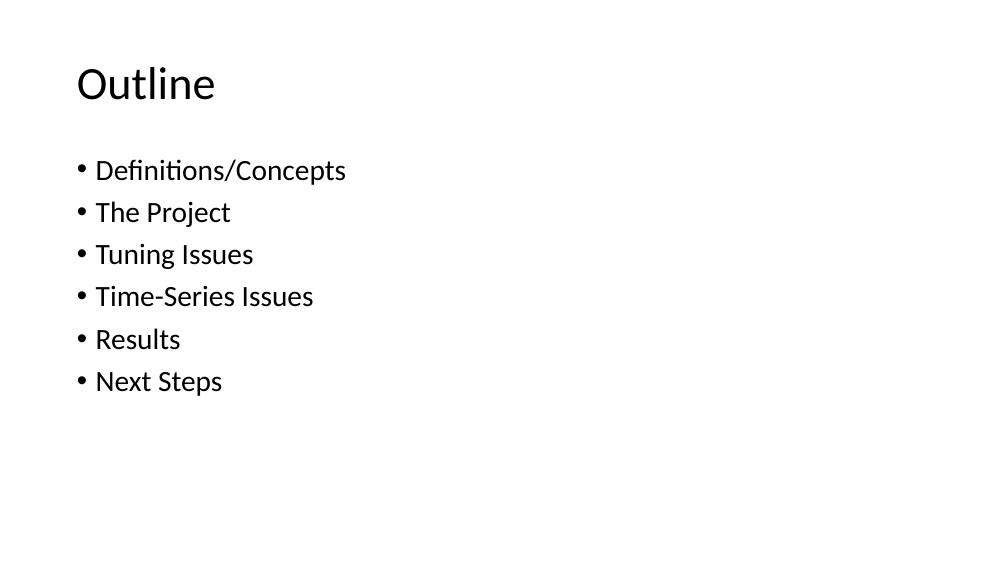
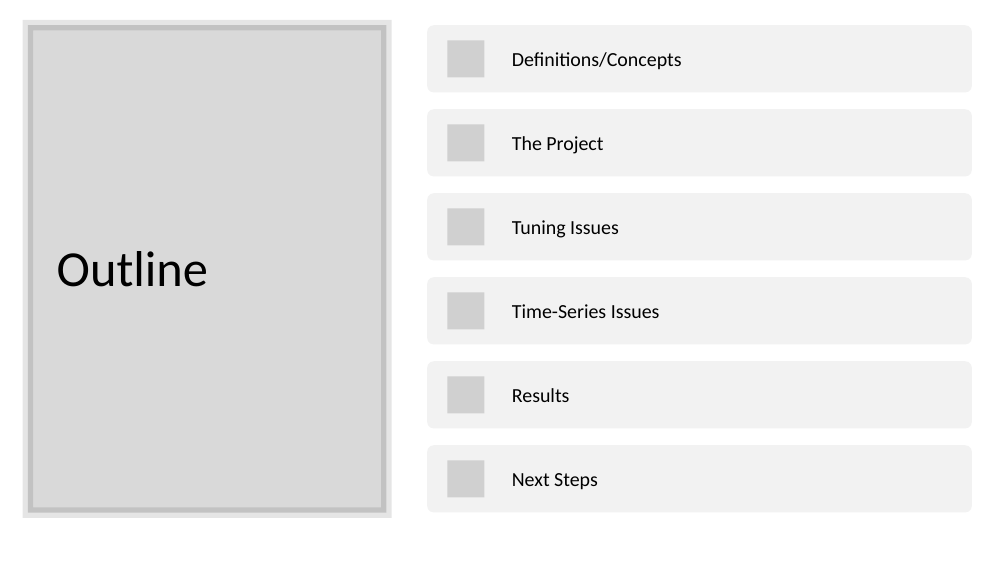
Before and after one commit to amoran57/thesis, a slide deck: slide 2 of Glynn Presentation.pptx. Drawn at 1008x567 pixels with LibreOffice and Linux fonts; fonts in the diff are those of the drawing; grey boxes stand for pictures. Boxes give left, top, right and bottom in pixels: in the first picture for what was removed or moved away, otherwise in the second. Text is boxed around its words. In the diff, an @@ line names an element or a change of style, - is before the commit and + after.

```diff
--- a/Glynn Presentation.pptx
+++ b/Glynn Presentation.pptx
@@ rectangle added at [28,25,386,513], fill #000000 at 15% opacity, outline #000000 10 pt @@
@@ title "Outline": place and size @@
-title "Outline" at [77,67,216,100]
+title "Outline" at [57,251,208,287]
@@ title "Outline" at [57,251,208,287]: size 44 to 48 pt @@
@@ text removed at [96,159,346,396] @@
-• Definitions/Concepts
-• The Project
-• Tuning Issues
-• Time-Series Issues
-• Results
-• Next Steps
@@ group added at [427,25,972,513]: 6 rounded rectangles, 6 pictures, 6 texts @@
+Definitions/Concepts
+The Project
+Tuning Issues
+Time-Series Issues
+Results
+Next Steps
```
Also in this commit, not shown: 5 other slides changed, 1 slide added, 1 slide removed, 3 other files.
